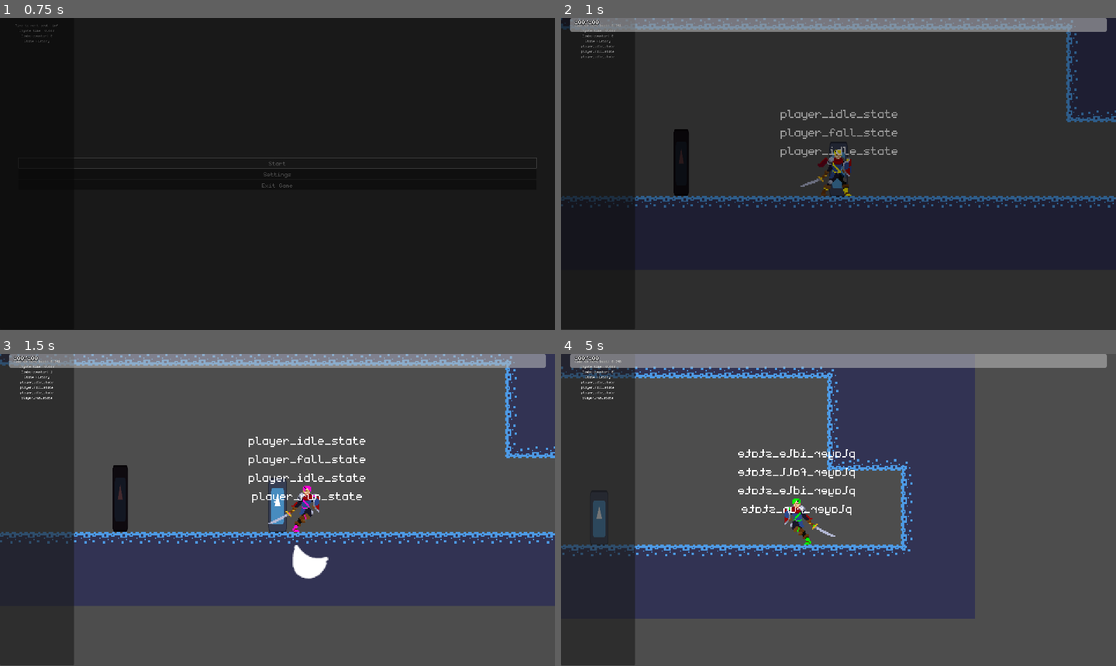
Above: before the commit, frames 1-4 (two rows, left to right).
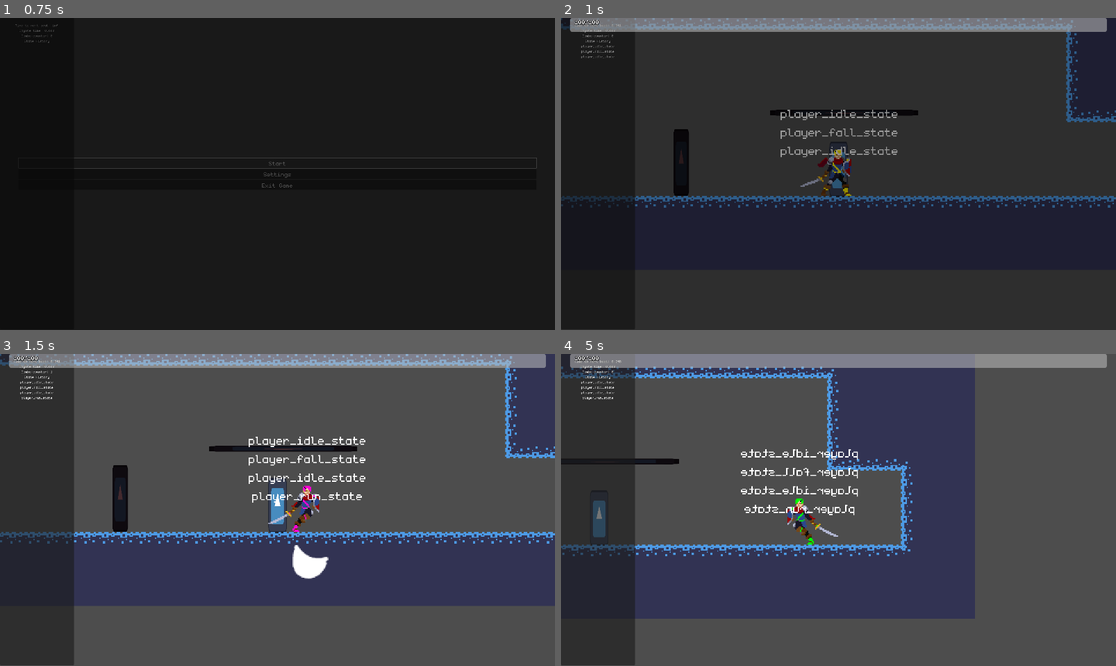
Above: after the commit, the same moments.

Repository: veggie-works/star-gazer
Game: Godot game, scene res://scenes/levels/main_menu/main_menu.tscn
The game is run twice, just before and just after one commit, with the same random seed, the same clock (stepped at 60 frames per second) and the same inputs. The engine's default icon, where the game draws it, is replaced by a stand-in: a white triangle on a blue panel in a dark square. Sound files missing from this copy of the repository are replaced by a short silence.
Inputs (mouse positions are in pixels of both pictures, inside the frame that each line leads up to):
- Up to frame 1 (0.75 s): click "Start" at 0.5 s
- Up to frame 2 (1 s): no input
- Up to frame 3 (1.5 s): tap Enter (ui_accept) at 1.25 s; move the mouse to (399, 494) at 1.27 s; hold Right (move_right) from 1.28 s (still down); hold X (attack) from 1.28 s (still down); click (399, 494) at 1.42 s
- Up to frame 4 (5 s): tap Z (jump) at 1.52, 2.27, 3.77, 4.52 s; move the mouse to (727, 525) at 2.02 s; release Right (move_right) at 2.03 s; release X (attack) at 2.03 s; hold Down (down) 2.03-2.78 s; tap L (block) at 2.1, 4.35 s; move the mouse to (894, 441) at 2.77 s; hold Right (move_right) 2.78-3.53 s; tap Shift (dodge) at 2.85 s; move the mouse to (810, 572) at 3.52 s; hold Up (up) 3.53-4.28 s; tap X (attack) at 3.6 s; click (810, 572) at 3.67 s; move the mouse to (1005, 556) at 4.27 s; hold Left (move_left) from 4.28 s (still down)

Frame 1 is identical in both runs. In frame 2, 0.4% of the frame differs, in the area x 37-65%, y 29-32%; in frame 3, 0.5%; in frame 4, 1.7%, in the area x 0-54%, y 30-62%.

Commit message:
Ability to jump through platforms

Diff:
--- a/project.godot
+++ b/project.godot
@@ -101,6 +101,7 @@
 2d_physics/layer_5="enemy"
 2d_physics/layer_6="player attack"
 2d_physics/layer_7="enemy attack"
+2d_physics/layer_8="platform"
 2d_physics/layer_32="camera target body"
 
 [rendering]
--- a/scenes/actors/actor.tscn
+++ b/scenes/actors/actor.tscn
@@ -24,7 +24,7 @@
 editor_description = "Base controller for all actors, e.g. players, enemies, NPCs."
 material = SubResource("ShaderMaterial_tf50f")
 collision_layer = 16
-collision_mask = 2
+collision_mask = 130
 script = ExtResource("1_qymhu")
 
 [node name="animator" type="AnimationPlayer" parent="."]
--- a/scenes/actors/enemies/line_of_sight.tscn
+++ b/scenes/actors/enemies/line_of_sight.tscn
@@ -7,4 +7,4 @@
 target_group = "players"
 
 [node name="raycast" type="RayCast2D" parent="."]
-collision_mask = 3
+collision_mask = 131
--- a/scenes/actors/enemies/line_of_sight_raycast.tscn
+++ /dev/null
@@ -1,5 +0,0 @@
-[gd_scene format=3 uid="uid://y6n2ejjvdaum"]
-
-[node name="line_of_sight_raycast" type="RayCast2D"]
-target_position = Vector2(0, 64)
-collision_mask = 3
--- a/scenes/actors/grounded/grounded_actor.tscn
+++ b/scenes/actors/grounded/grounded_actor.tscn
@@ -17,19 +17,19 @@
 editor_description = "The first ground ray cast, or the leftmost one if the player's scale is positive."
 position = Vector2(-64, 64)
 target_position = Vector2(0, 1)
-collision_mask = 2
+collision_mask = 130
 
 [node name="raycast1" type="RayCast2D" parent="ground_raycasts" index="1"]
 editor_description = "The second ground ray cast, or the middle one if the player's scale is positive."
 position = Vector2(0, 64)
 target_position = Vector2(0, 1)
-collision_mask = 2
+collision_mask = 130
 
 [node name="raycast2" type="RayCast2D" parent="ground_raycasts" index="2"]
 editor_description = "The third ground ray cast, or the rightmost one if the player's scale is positive."
 position = Vector2(64, 64)
 target_position = Vector2(0, 1)
-collision_mask = 2
+collision_mask = 130
 
 [node name="wall_raycasts" type="Node2D" parent="." index="6"]
 
--- a/scenes/actors/grounded/player/player.tscn
+++ b/scenes/actors/grounded/player/player.tscn
@@ -185,16 +185,18 @@
 size = Vector2(16, 37)
 
 [sub_resource type="RectangleShape2D" id="RectangleShape2D_bbvff"]
-size = Vector2(12, 37)
+size = Vector2(0, 0)
 
 [sub_resource type="RectangleShape2D" id="RectangleShape2D_cl6t6"]
-size = Vector2(20, 37)
+size = Vector2(0, 0)
+
+[sub_resource type="RectangleShape2D" id="RectangleShape2D_ttbdg"]
+size = Vector2(0, 0)
 
 [node name="player" groups=["players"] instance=ExtResource("1_bb35l")]
 z_index = 1
 material = SubResource("ShaderMaterial_weryg")
 collision_layer = 1
-collision_mask = 66
 script = ExtResource("2_d5awl")
 gravity_scale = 1.0
 falling_gravity_scale = 2.0
@@ -208,7 +210,7 @@
 [node name="sprite" parent="." index="1"]
 use_parent_material = true
 position = Vector2(0, -7)
-texture = ExtResource("28_0halg")
+texture = ExtResource("25_lgruc")
 
 [node name="collision" parent="." index="2"]
 position = Vector2(-1, 0)
@@ -312,7 +314,7 @@
 
 [node name="collision" type="CollisionShape2D" parent="triggers/interact_trigger" index="0"]
 position = Vector2(-1, 0)
-shape = SubResource("RectangleShape2D_cl6t6")
+shape = SubResource("RectangleShape2D_ttbdg")
 
 [node name="state_debug_label" parent="." index="9"]
 offset_left = -32.0
--- a/scenes/gameplay/environment/test/test_platform.tscn
+++ b/scenes/gameplay/environment/test/test_platform.tscn
@@ -6,7 +6,7 @@
 size = Vector2(128, 128)
 
 [node name="test_platform" type="StaticBody2D"]
-collision_layer = 2
+collision_layer = 128
 collision_mask = 0
 
 [node name="sprite" type="Sprite2D" parent="."]
--- a/scenes/levels/level0.tscn
+++ b/scenes/levels/level0.tscn
@@ -14,6 +14,7 @@
 
 [node name="test_enemy" parent="enemies" index="0" instance=ExtResource("3_eyvi5")]
 position = Vector2(-220, 120)
+collision_mask = 2
 
 [node name="door_right" parent="doors" index="0" instance=ExtResource("3_c4d54")]
 position = Vector2(266, 98)
@@ -27,6 +28,7 @@
 
 [node name="npc" parent="npcs" index="0" instance=ExtResource("7_qy8ep")]
 position = Vector2(-649, 112)
+collision_mask = 2
 
 [node name="tile_map" parent="." index="5"]
 tile_set = ExtResource("8_tx37h")
@@ -35,3 +37,7 @@
 [node name="wall" parent="." index="6" instance=ExtResource("7_3n237")]
 position = Vector2(-77, 99)
 scale = Vector2(0.106995, 0.451069)
+
+[node name="test_platform" parent="." index="7" instance=ExtResource("7_3n237")]
+position = Vector2(64, 56)
+scale = Vector2(1, -0.0399988)
--- a/scripts/actors/actor.gd
+++ b/scripts/actors/actor.gd
@@ -1,5 +1,8 @@
 ## Base class for all actors, e.g players, enemies, NPCs
 class_name Actor extends CharacterBody2D
+
+## The collider for the actor body
+@onready var collision: CollisionShape2D = $collision
 
 func _process(_delta: float) -> void:
 	update_direction()
--- a/scripts/actors/grounded/player/player.gd
+++ b/scripts/actors/grounded/player/player.gd
@@ -6,7 +6,7 @@
 ## Timer that counts down the time the player may still jump while in the air after walking off a ledge
 @onready var coyote_timer: Timer = $timers/coyote_timer
 ## Parent of areas that trigger certain objects
-@onready var triggers: Node2D = $triggers
+@onready var colliders: Array[CollisionShape2D] = []
 
 ## Whether input should be disabled
 var disable_input: bool
@@ -15,11 +15,8 @@
 var in_cutscene: bool:
 	set(value):
 		disable_input = value
-		if triggers:
-			for child in triggers.get_children():
-				var grandchild: Node2D = child.get_child(0)
-				if grandchild is CollisionShape2D:
-					grandchild.set_deferred("disabled", value)
+		for collider: CollisionShape2D in colliders:
+			collider.set_deferred("disabled", value)
 
 ## Whether the player is still in coyote time
 var in_coyote_time: bool:
@@ -28,6 +25,11 @@
 
 func _ready() -> void:
 	UIManager.get_ui(HUD).update_health()
+	for collider: CollisionShape2D in find_children("*", "CollisionShape2D"):
+		if collider.shape is RectangleShape2D:
+			collider.global_position = collision.global_position
+			collider.shape.set_size(collision.shape.size)
+		colliders.append(collider)
 
 func _process(delta: float) -> void:
 	update_coyote_time()
--- a/scripts/fsm/actors/player/player_fall_state.gd
+++ b/scripts/fsm/actors/player/player_fall_state.gd
@@ -6,6 +6,11 @@
 
 func enter() -> void:
 	animator.play("fall")
+	if Input.is_action_pressed("down"):
+		body.set_collision_mask_value(8, false)
+
+func exit() -> void:
+	body.set_collision_mask_value(8, true)
 
 func update(delta: float) -> void:
 	if body.is_grounded():
--- a/scripts/fsm/actors/player/player_jump_state.gd
+++ b/scripts/fsm/actors/player/player_jump_state.gd
@@ -9,6 +9,10 @@
 func enter() -> void:
 	body.jump(jump_height)
 	animator.play("jump")
+	body.set_collision_mask_value(8, false)
+
+func exit() -> void:
+	body.set_collision_mask_value(8, true)
 
 func update(delta: float) -> void:
 	body.velocity.x = 0
Not shown: 1 places in scenes/actors/grounded/player/player.tscn that only renumber resources
